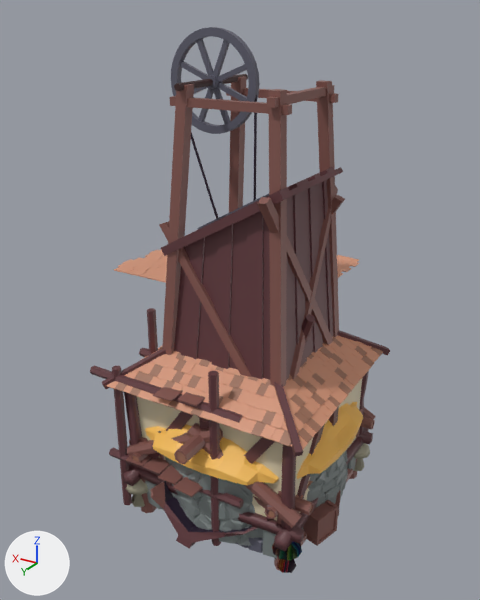
One commit to the FBX model Assets/Meshes/Buildings.fbx: the scene before it, then after it.
Rendered twice from a 50 mm lens placed at (-6.59, 11.57, 10.49), pointed at (0.58, -0.38, 4.51). Lighting does not change. The marker at lower left points along +X, +Y and +Z. Where no turn or scale is listed for an object, it has been applied to the vertices. Vertices at the same position are counted once.

Names of what the first picture shows: 'BuildingSite', 'Mine', 'MineWheel', 'Sawmill', 'Shipwreck', 'Smelter', 'Stonecutter', 'Storehouse', 'Tiles'.
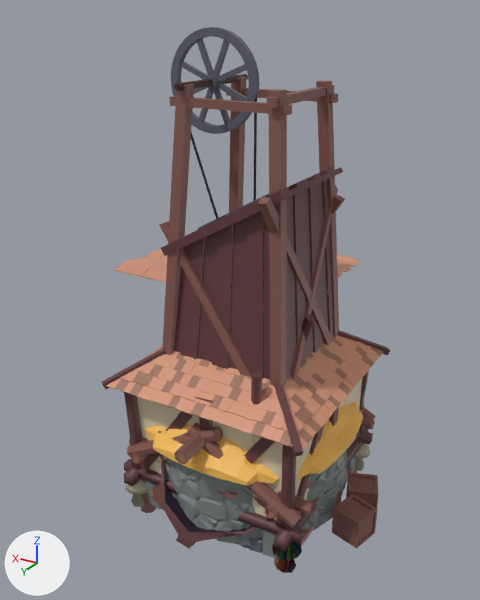
Where the newer file only moved an object's origin or applied its transform, the numbers keep the older frame.

Pixel boxes [x1, y1, x2, y2] of what changed, in the pictures (480 x 600 px; the box of a moved part takes in the faces that stretch with it):
```json
{"object": "BuildingSite", "change": "reshaped, turned", "before": [90, 308, 341, 546], "after": [152, 371, 378, 549]}
{"part": 1, "of": "me_buildingsite", "change": "moved or reshaped", "before": [335, 490, 341, 516], "after": [332, 494, 378, 549]}
{"part": 2, "of": "me_buildingsite", "change": "moved or reshaped", "before": [303, 500, 338, 546], "after": [346, 472, 378, 508]}
{"part": 3, "of": "me_buildingsite", "change": "moved or reshaped", "after": [329, 490, 341, 519], "on screen": "not visible before"}
{"part": 4, "of": "me_buildingsite", "change": "added", "after": [251, 373, 262, 446]}
{"part": 5, "of": "me_buildingsite", "change": "moved or reshaped", "before": [139, 348, 151, 357], "on screen": "not visible afterwards"}
{"part": 6, "of": "me_buildingsite", "change": "moved or reshaped", "before": [178, 392, 205, 406], "on screen": "not visible afterwards"}
{"part": 7, "of": "me_buildingsite", "change": "moved or reshaped", "before": [153, 387, 182, 401], "after": [195, 397, 213, 403]}
{"part": 8, "of": "me_buildingsite", "change": "moved or reshaped", "before": [158, 465, 183, 485], "after": [217, 491, 237, 500]}
{"part": 9, "of": "me_buildingsite", "change": "deleted", "before": [90, 308, 244, 546], "on screen": "brown"}
```

The change, as JSON lines over the scene's bpy script:
```json
{"block": "me_buildingsite", "where": "# used by ob_buildingsite; location = (0.0, 0.0, 0.0); rotation_euler = (1.571, 0.0, 0.0), in degrees (90, 0, 0); scale = (0.01, 0.01, 0.01)"}
{"op": "remove", "block": "me_buildingsite", "code": "me_buildingsite.from_pydata(...)  # 512 vertices, 392 faces; spans x -248.0..288.0, y -16.0..436.0, z -258.0..175.0"}
{"op": "add", "block": "me_buildingsite", "code": "me_buildingsite.from_pydata(...)  # 508 vertices, 387 faces; spans x -212.0..324.0, y -16.0..436.0, z -211.0..222.0"}
{"block": "me_buildingsite", "change": "me_buildingsite part 1: the loose piece of 48 vertices spanning x -233.0..-145.0, y -2.0..65.0, z -35.0..53.0 is turned 143 degrees about the y axis through its middle, then moved by (471.0, 0.0, 34.0)"}
{"block": "me_buildingsite", "change": "me_buildingsite part 2: the loose piece of 48 vertices spanning x -248.0..-165.0, y -2.0..65.0, z -121.0..-38.0 is turned -143 degrees about the y axis through its middle, then moved by (471.0, 0.0, 34.0)"}
{"block": "me_buildingsite", "change": "me_buildingsite part 3: the loose piece of 40 vertices spanning x 97.0..177.0, y -2.0..70.0, z 95.0..175.0 is turned 180 degrees about the y axis through its middle, then moved by (58.0, 0.0, -130.0)"}
{"block": "me_buildingsite", "change": "me_buildingsite part 4: a new loose piece, a 6-sided cylinder along y spanning x 100.0..118.0, y -14.0..411.0, z 168.0..188.0, in mat_material_001 (picture img_twilioquest_76_32x_png)"}
{"block": "me_buildingsite", "change": "me_buildingsite part 5: the loose piece of 12 vertices spanning x -65.0..254.0, y 313.0..339.0, z -95.0..-74.0 is turned -180 degrees about the y axis through its middle, then moved by (-113.0, 0.0, 133.0)"}
{"block": "me_buildingsite", "change": "me_buildingsite part 6: the loose piece of 8 vertices spanning x -5.0..41.0, y 336.0..339.0, z -234.0..-53.0 is turned -180 degrees about the y axis through its middle, then moved by (40.0, 0.0, 251.0)"}
{"block": "me_buildingsite", "change": "me_buildingsite part 7: the loose piece of 8 vertices spanning x 50.0..96.0, y 334.0..339.0, z -244.0..-62.0 is turned 180 degrees about the y axis through its middle, then moved by (-71.0, 0.0, 270.0)"}
{"block": "me_buildingsite", "change": "me_buildingsite part 8: the loose piece of 8 vertices spanning x 51.0..96.0, y 129.0..132.0, z -244.0..-62.0 is turned 174.7 degrees about the y axis through its middle and scaled by 1.13, then moved by (-11.0, 0.0, 270.0)"}
{"block": "me_buildingsite", "change": "me_buildingsite part 9: 12 loose pieces with 116 vertices, spanning x -115.0..286.0, y -16.0..436.0, z -258.0..158.0, are deleted"}
{"op": "set", "path": "ob_buildingsite.rotation_euler", "old": "(1.571, 0.0, 0.0)", "new": "(1.571, 0.0, -3.142)", "note": "degrees (90, 0, 0) -> degrees (90, 0, -180)"}
```
